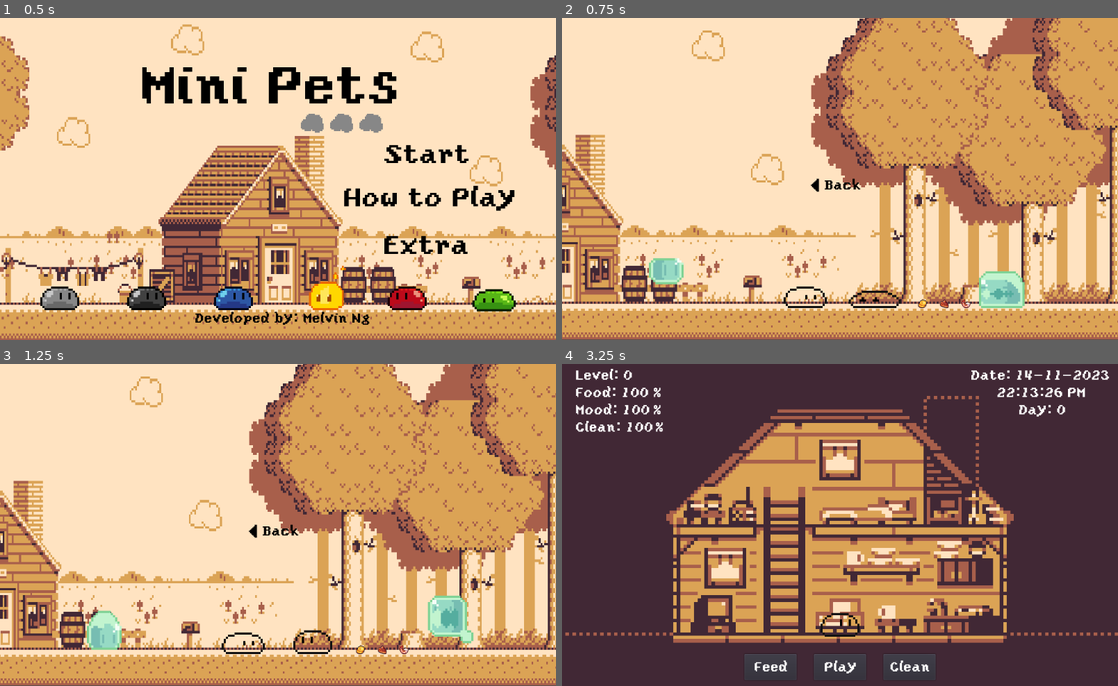
Above: before the commit, frames 1-4 (two rows, left to right).
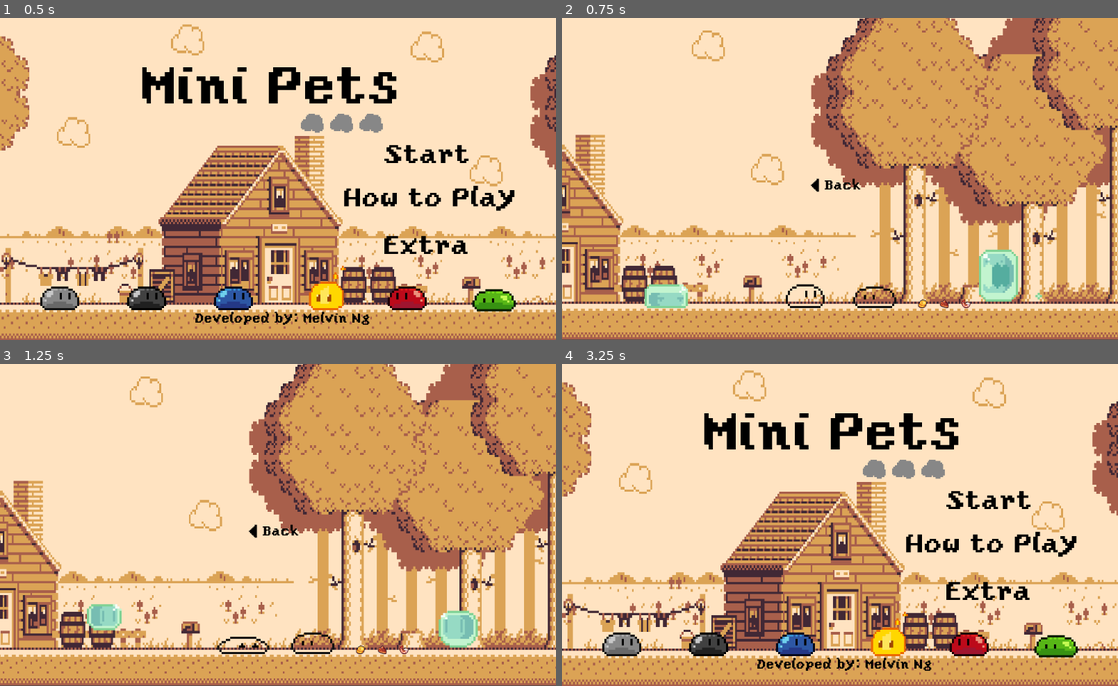
Above: after the commit, the same moments.

Repository: melvincwng/mini-pets
Game: Godot game, scene res://Scenes/MainMenu.tscn
The game is run twice, just before and just after one commit, with the same random seed, the same clock (stepped at 60 frames per second) and the same inputs.
Inputs (mouse positions are in pixels of both pictures, inside the frame that each line leads up to):
- Up to frame 1 (0.5 s): no input
- Up to frame 2 (0.75 s): click "Extra" at 0.5 s
- Up to frame 3 (1.25 s): no input
- Up to frame 4 (3.25 s): click "< Back" at 1.25 s; click "Start" at 2 s; click (1067, 663) at 2.75 s, where only the run after the commit has a clickable "< Back"

Frame 1 is identical in both runs. In frame 2, 2.6% of the frame differs, in the area x 14-87%, y 71-91%; in frame 3, 2.3%; in frame 4, 94%, in the area x 0-100%, y 0-100%.

Commit message:
Add back button functionality in MainScene.tscn for debugging purposes

Diff:
--- a/Scenes/Extra.tscn
+++ b/Scenes/Extra.tscn
@@ -113,7 +113,7 @@
 scale = Vector2( 4, 4 )
 frames = SubResource( 5 )
 animation = "Idle"
-frame = 5
+frame = 4
 playing = true
 flip_h = true
 __meta__ = {
@@ -124,7 +124,7 @@
 position = Vector2( 192, 472 )
 scale = Vector2( 4, 4 )
 frames = SubResource( 6 )
-frame = 2
+frame = 7
 playing = true
 __meta__ = {
 "_edit_lock_": true
@@ -134,7 +134,7 @@
 position = Vector2( 448, 472 )
 scale = Vector2( 4, 4 )
 frames = SubResource( 7 )
-frame = 3
+frame = 4
 playing = true
 __meta__ = {
 "_edit_lock_": true
@@ -144,7 +144,7 @@
 position = Vector2( 576, 472 )
 scale = Vector2( 4, 4 )
 frames = SubResource( 7 )
-frame = 2
+frame = 3
 playing = true
 flip_h = true
 __meta__ = {
--- a/Scenes/MainScene.tscn
+++ b/Scenes/MainScene.tscn
@@ -9,6 +9,7 @@
 [ext_resource path="res://Player/Idle/transparent (3).png" type="Texture" id=7]
 [ext_resource path="res://Font/yoster-island.regular.ttf" type="DynamicFontData" id=8]
 [ext_resource path="res://Scenes/MainScene.gd" type="Script" id=9]
+[ext_resource path="res://Scenes/Back button.gd" type="Script" id=10]
 
 [sub_resource type="SpriteFrames" id=1]
 animations = [ {
@@ -54,6 +55,10 @@
 size = 25
 font_data = SubResource( 8 )
 
+[sub_resource type="DynamicFont" id=12]
+size = 25
+font_data = ExtResource( 8 )
+
 [node name="Main Scene" type="Node2D"]
 script = ExtResource( 9 )
 
@@ -74,7 +79,7 @@
 position = Vector2( 512, 440 )
 scale = Vector2( 4, 4 )
 frames = SubResource( 1 )
-frame = 4
+frame = 1
 playing = true
 __meta__ = {
 "_edit_lock_": true
@@ -272,3 +277,22 @@
 __meta__ = {
 "_edit_use_anchors_": false
 }
+
+[node name="Back button" type="Button" parent="."]
+margin_left = 880.0
+margin_top = 536.0
+margin_right = 976.0
+margin_bottom = 576.0
+script = ExtResource( 10 )
+__meta__ = {
+"_edit_use_anchors_": false
+}
+
+[node name="Back Text" type="Label" parent="Back button"]
+margin_right = 96.0
+margin_bottom = 40.0
+custom_fonts/font = SubResource( 12 )
+text = "< Back"
+align = 1
+valign = 1
+[connection signal="pressed" from="Back button" to="Back button" method="_on_Back_button_pressed"]
Not shown: 1 places in Scenes/MainScene.tscn that only renumber resources
